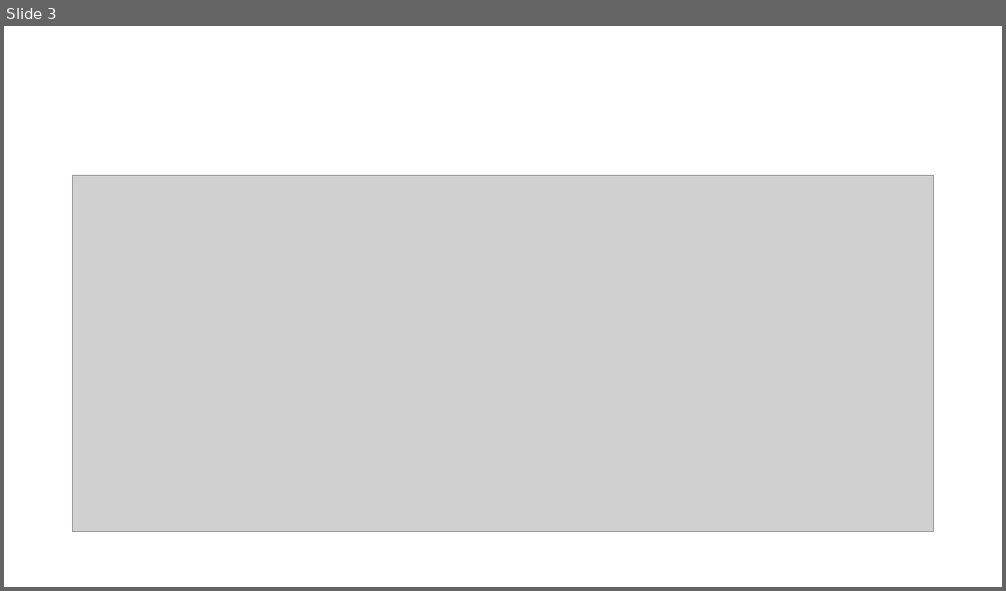
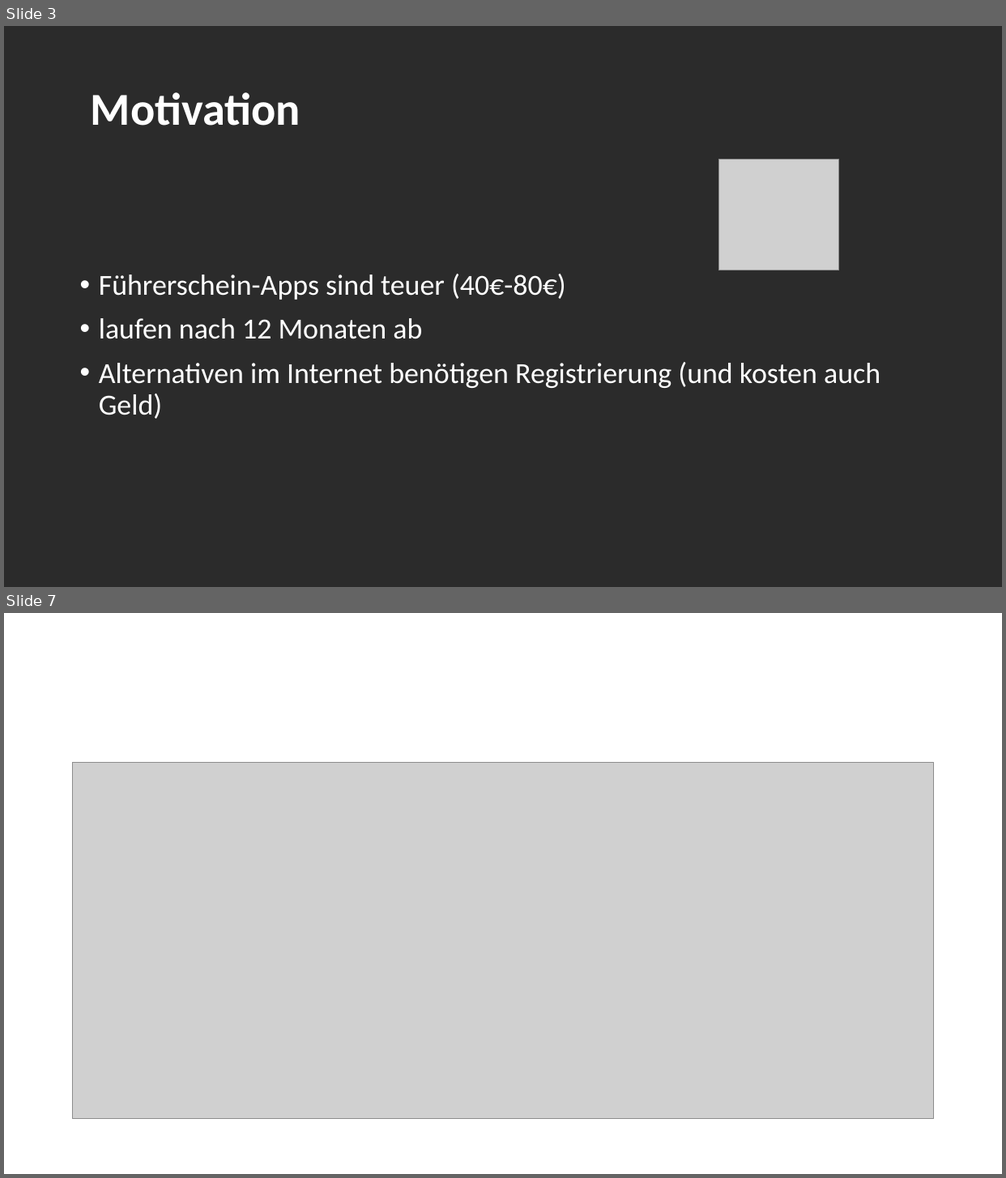
Before and after one commit to cr-heidemann/Fuehrerschein-App, a slide deck: Präsentation.ppt. Shown one above the other, each under a label of ours: slide 3 before the commit, slides 3 and 7 after it; the slides between them are not shown. The pictures are 1006x591 and 1006x1178 pixels, drawn with LibreOffice and Linux fonts; fonts in the diff are those of the drawing; grey boxes stand for pictures; background and template pictures are left out; a plain dark background stands for a picture behind light text. Boxes give left, top, right and bottom in pixels: in the first picture for what was removed or moved away, otherwise in the second. Text is boxed around its words. In the diff, an @@ line names an element or a change of style, - is before the commit and + after.

```diff
--- a/Präsentation.ppt
+++ b/Präsentation.ppt
@@ slide 3 added at (4, 26, 1002, 587), background picture (left out) @@
@@ title added at (91, 92, 301, 126), 44 pt, text #FFFFFF, bold @@
+Motivation
@@ picture added at (718, 159, 839, 271) @@
@@ text added at (99, 274, 880, 419), 28 pt, text #FFFFFF @@
+• Führerschein-Apps sind teuer (40€-80€)
+• laufen nach 12 Monaten ab
+• Alternativen im Internet benötigen Registrierung (und kosten auch Geld)
@@ what was slide 3 is now slide 7 @@
```
Also in this commit, not shown: 8 other slides added, 5 slides removed, 1 other file.
